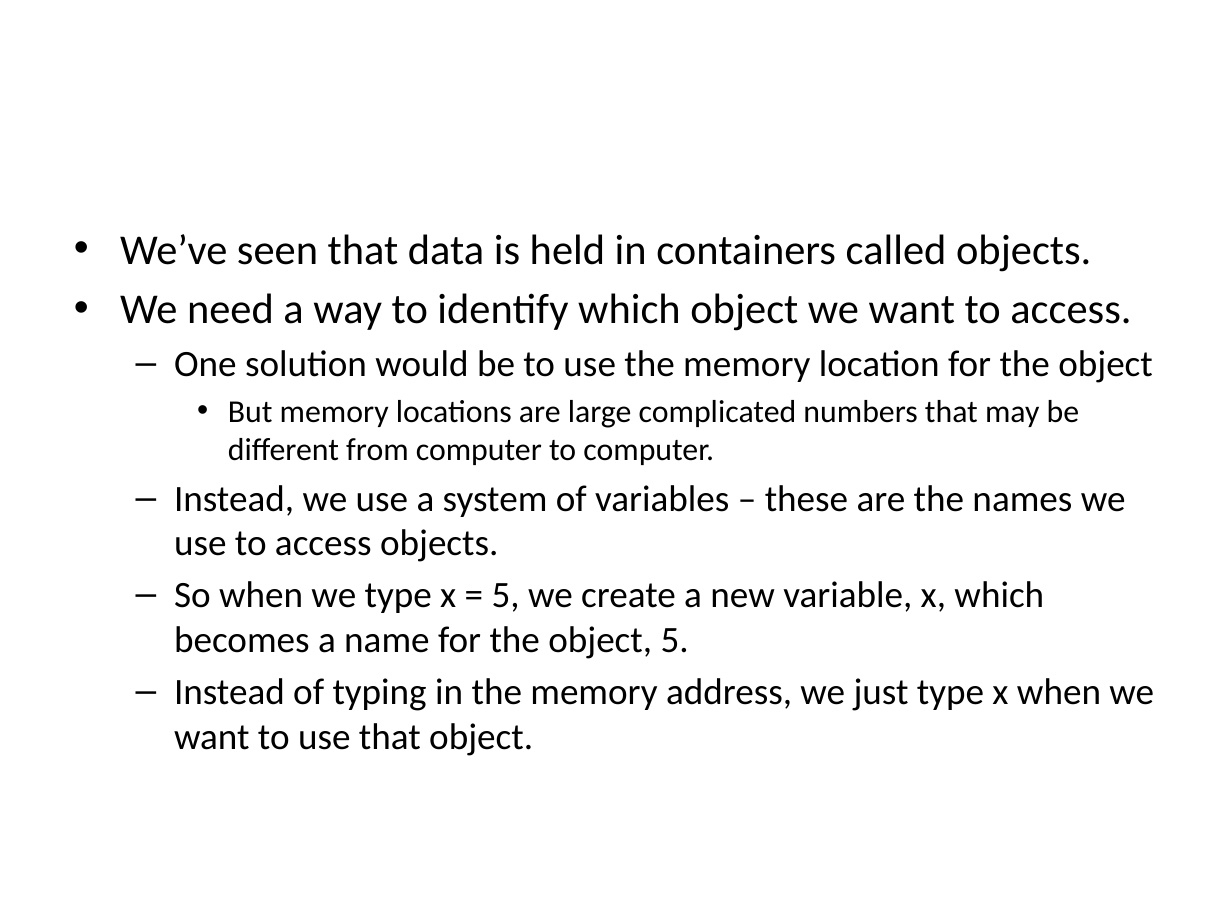
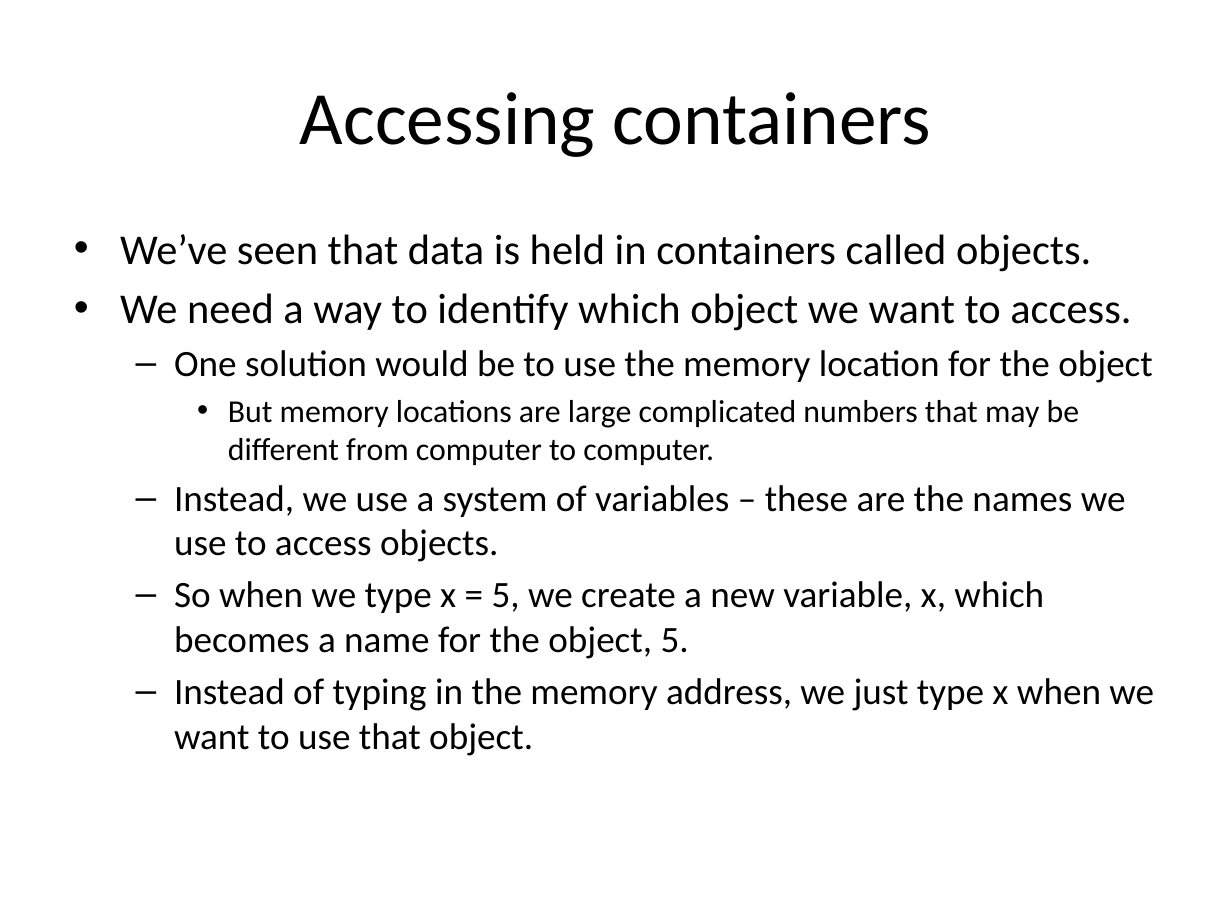
Before and after one commit to zengm71/Course-Overview, a slide deck: slide 2 of week_1/1.9 Variables.pptx. Drawn at 1232x924 pixels with LibreOffice and Linux fonts; fonts in the diff are those of the drawing. Boxes give left, top, right and bottom in pixels: in the first picture for what was removed or moved away, otherwise in the second. Text is boxed around its words. In the diff, an @@ line names an element or a change of style, - is before the commit and + after.

```diff
--- a/week_1/1.9 Variables.pptx
+++ b/week_1/1.9 Variables.pptx
@@ title added at [300, 92, 931, 157], 44 pt, text #000000 @@
+Accessing containers
```
Also in this commit, not shown: 1 other slide changed, 4 other files.
